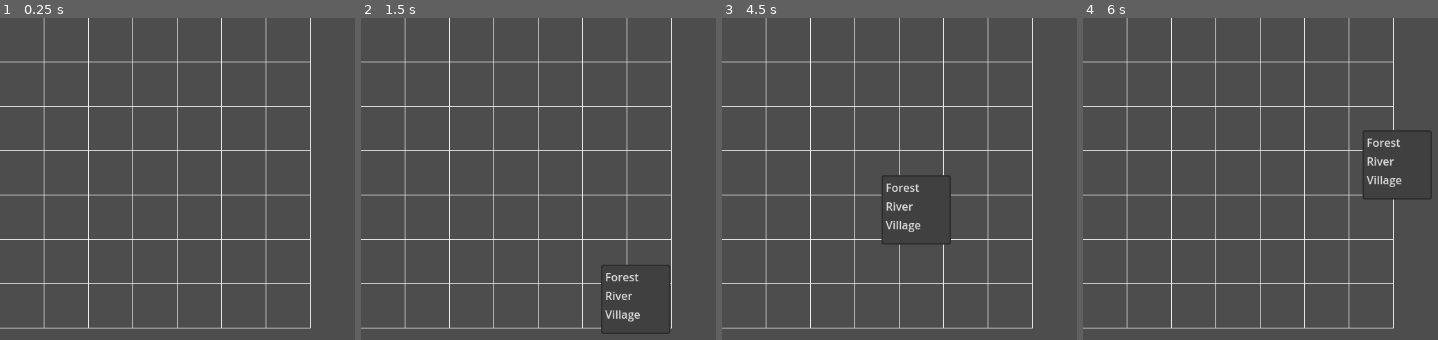
Above: before the commit, frames 1-4 (left to right).
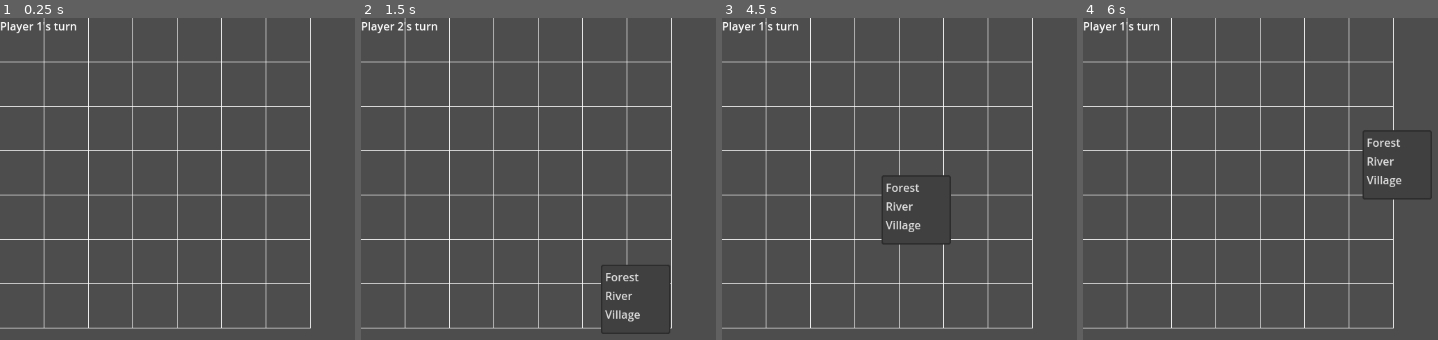
Above: after the commit, the same moments.

Repository: CloneDeath/TCGGame
Game: Godot game, scene res://Main.tscn
The game is run twice, just before and just after one commit, with the same random seed, the same clock (stepped at 60 frames per second) and the same inputs. This scene is started directly instead of the project's main scene.
Inputs (mouse positions are in pixels of both pictures, inside the frame that each line leads up to):
- Up to frame 1 (0.25 s): no input
- Up to frame 2 (1.5 s): tap Enter (ui_accept) at 0.5, 0.77, 1.25 s; move the mouse to (outside the picture) at 0.52 s; click (outside the picture) at 0.67 s; move the mouse to (602, 265) at 1.27 s; click (602, 265) at 1.42 s
- Up to frame 3 (4.5 s): tap Enter (ui_accept) at 1.52, 2, 2.75, 3.02, 3.5, 3.77, 4.25 s; move the mouse to (outside the picture) at 2.02 s; click (outside the picture) at 2.17 s; move the mouse to (outside the picture) at 2.77 s; click (outside the picture) at 2.92 s; move the mouse to (outside the picture) at 3.52 s; click (outside the picture) at 3.67 s; move the mouse to (881, 175) at 4.27 s; click (881, 175) at 4.42 s
- Up to frame 4 (6 s): tap Enter (ui_accept) at 4.52 s; move the mouse to (outside the picture) at 5.02 s; click (outside the picture) at 5.17 s; move the mouse to (1363, 130) at 5.77 s; click (1363, 130) at 5.92 s

The runs differ from the first frame. In frame 1, 0.3% of the frame differs, in the area x 0-22%, y 1-5%; in frame 2, 0.3%; in frame 3, 0.3%; in frame 4, 0.3%.

Commit message:
Display current turn

Diff:
--- a/Main.gd
+++ b/Main.gd
@@ -4,6 +4,7 @@
 const TurnTracker = preload("res://TurnTracker.gd")
 
 var turn_tracker: TurnTracker
+@onready var turn_label := $TurnLabel
 
 func _ready():
     var battlefield = battlefield_scene.instantiate()
@@ -19,4 +20,7 @@
         turn_tracker.next_turn()
 
 func _on_turn_changed(player):
-    print("Player %d's turn" % (player + 1))
+    var text = "Player %d's turn" % (player + 1)
+    print(text)
+    if is_instance_valid(turn_label):
+        turn_label.text = text
--- a/Main.tscn
+++ b/Main.tscn
@@ -4,3 +4,6 @@
 
 [node name="Main" type="Node2D"]
 script = ExtResource("1_glv2v")
+
+[node name="TurnLabel" type="Label" parent="."]
+text = "Player 1's turn"
